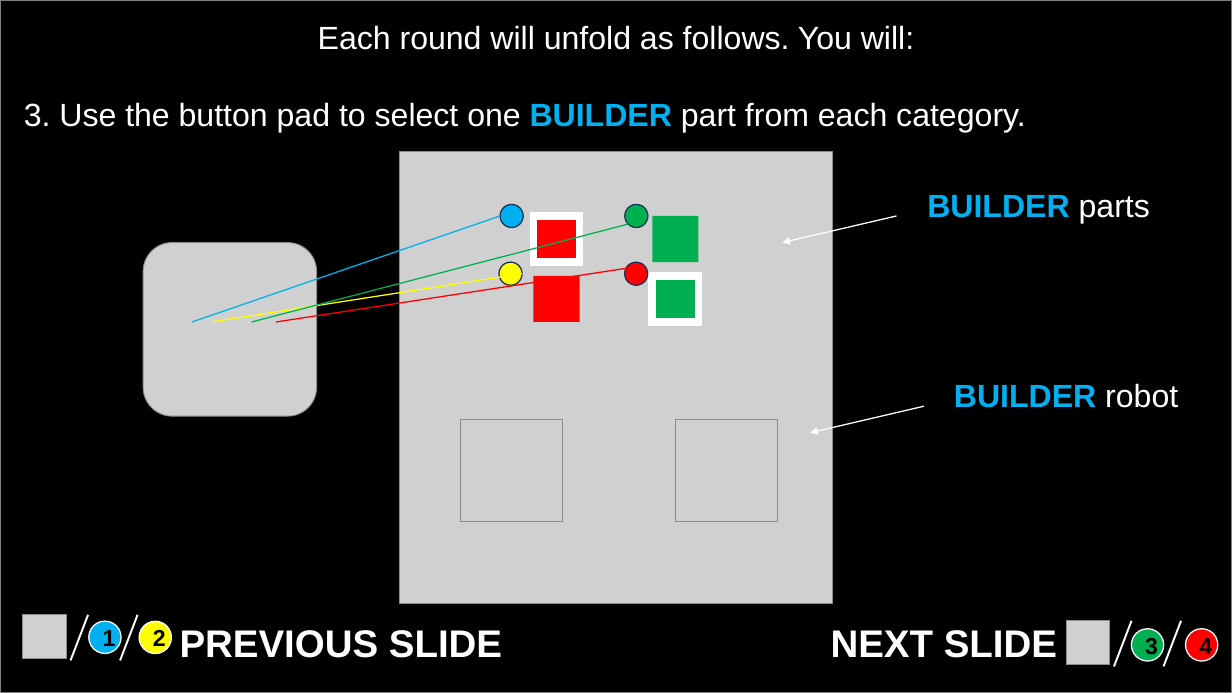
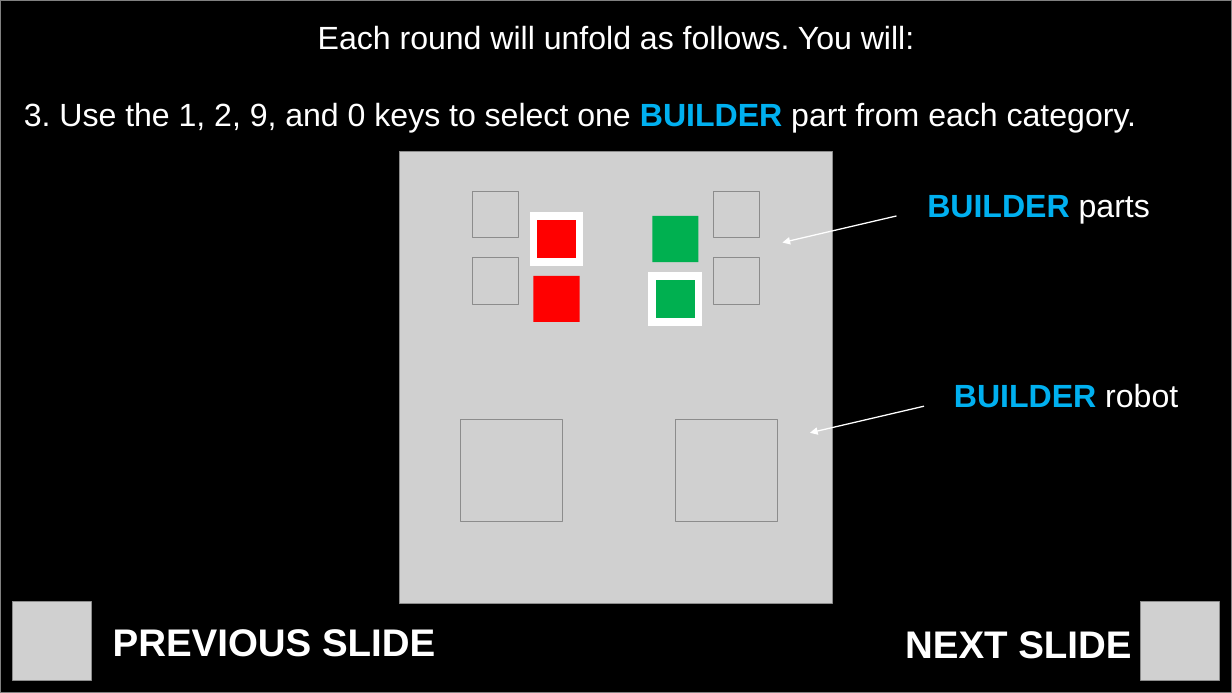
Before and after one commit to BakkourLabRepo/feat-predict_robot-builder-task-psychopy, a slide deck: slide 4 of img/pptx/training.pptx. Drawn at 1232x693 pixels with LibreOffice and Linux fonts; fonts in the diff are those of the drawing; grey boxes stand for pictures. Boxes give left, top, right and bottom in pixels: in the first picture for what was removed or moved away, otherwise in the second. Text is boxed around its words. In the diff, an @@ line names an element or a change of style, - is before the commit and + after.

```diff
--- a/img/pptx/training.pptx
+++ b/img/pptx/training.pptx
@@ text at <box>24,102,1136,132</box>: text changed @@
-3. Use the button pad to select one BUILDER part from each category.
+3. Use the 1, 2, 9, and 0 keys to select one BUILDER part from each category.
@@ picture added at <box>473,191,519,238</box> @@
@@ ellipse removed at <box>500,204,523,227</box> @@
@@ ellipse removed at <box>625,204,648,227</box> @@
@@ picture added at <box>714,191,760,238</box> @@
@@ line removed from (500, 216) to (192, 322) @@
@@ line removed from (628, 225) to (251, 322) @@
@@ picture removed at <box>143,242,317,416</box> @@
@@ line removed from (644, 265) to (276, 322) @@
@@ picture added at <box>473,258,519,304</box> @@
@@ ellipse removed at <box>499,262,522,286</box> @@
@@ ellipse removed at <box>625,262,648,286</box> @@
@@ picture added at <box>714,258,760,304</box> @@
@@ line removed from (522, 274) to (211, 322) @@
@@ picture added at <box>13,602,91,680</box> @@
@@ picture removed at <box>23,615,67,658</box> @@
@@ line removed from (88, 615) to (70, 661) @@
@@ ellipse removed at <box>89,621,121,653</box> @@
-1
@@ text "PREVIOUS SLIDE": place and size @@
-text "PREVIOUS SLIDE" at <box>180,630,502,658</box>
+text "PREVIOUS SLIDE" at <box>113,629,435,657</box>
@@ line removed from (138, 615) to (120, 661) @@
@@ ellipse removed at <box>140,621,172,653</box> @@
-2
@@ text "NEXT SLIDE": place and size @@
-text "NEXT SLIDE" at <box>831,630,1057,658</box>
+text "NEXT SLIDE" at <box>905,631,1131,659</box>
@@ line removed from (1132, 621) to (1115, 666) @@
@@ ellipse removed at <box>1131,628,1164,661</box> @@
-3
@@ picture: place and size @@
-picture at <box>1067,621,1110,665</box>
+picture at <box>1141,602,1220,680</box>
@@ line removed from (1181, 621) to (1164, 666) @@
@@ ellipse removed at <box>1186,628,1218,661</box> @@
-4
```
Also in this commit, not shown: 7 other slides changed, 42 other files.
